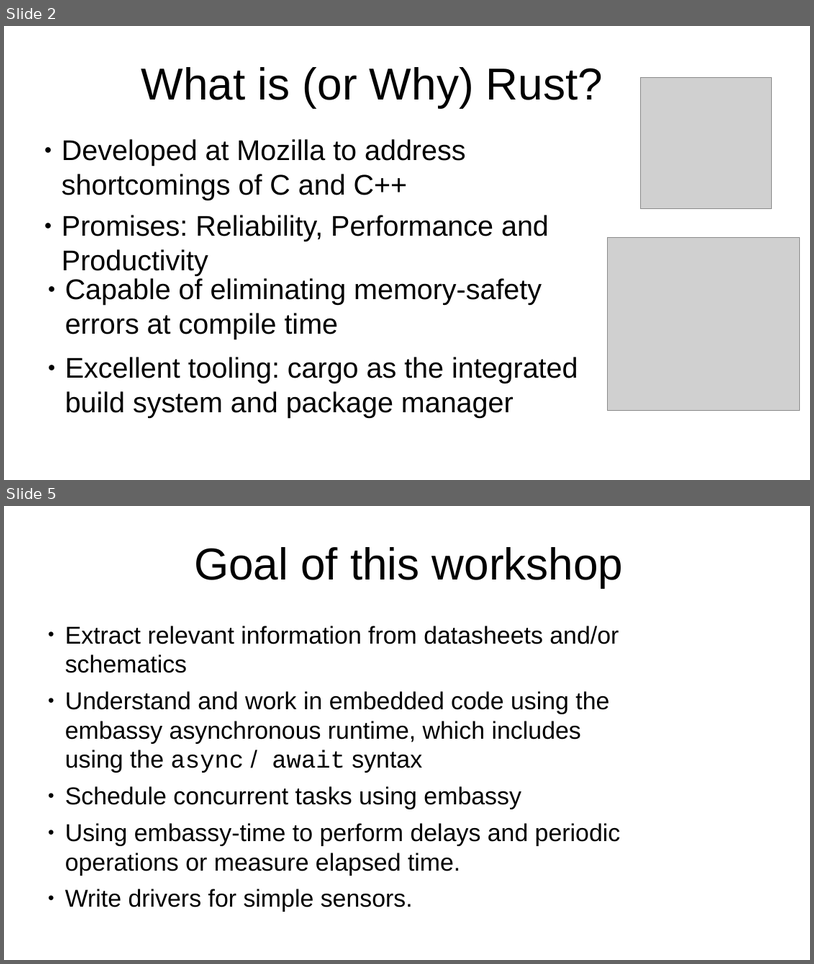
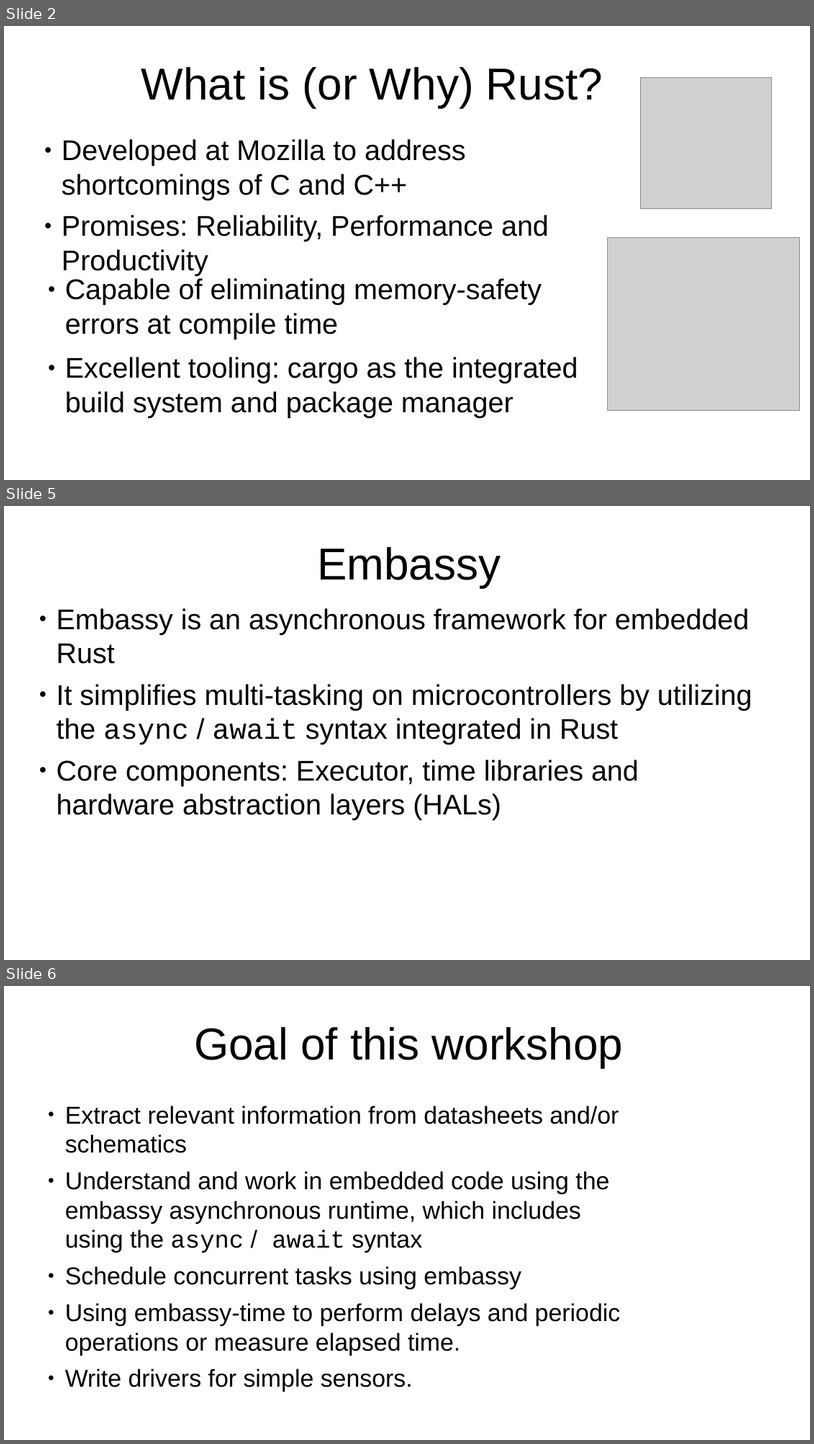
Before and after one commit to us-irs/embedded-rust-workshop, a slide deck: slides/embedded-rust-workshop.odp. Shown one above the other, each under a label of ours: slides 2 and 5 before the commit, slides 2, 5 and 6 after it; the slides between them are not shown. The pictures are 814x964 and 814x1444 pixels, drawn with LibreOffice and Linux fonts; fonts in the diff are those of the drawing; grey boxes stand for pictures. Boxes give left, top, right and bottom in pixels: in the first picture for what was removed or moved away, otherwise in the second. Text is boxed around its words. In the diff, an @@ line names an element or a change of style, - is before the commit and + after.

```diff
--- a/slides/embedded-rust-workshop.odp
+++ b/slides/embedded-rust-workshop.odp
@@ slide 5 added at bbox=[4, 506, 810, 960], background #FFFFFF @@
@@ title added at bbox=[317, 547, 501, 588], 44 pt, text #000000 @@
+Embassy
@@ text added at bbox=[57, 608, 753, 820], 28 pt, text #000000 @@
+● Embassy is an asynchronous framework for embedded Rust
+● It simplifies multi-tasking on microcontrollers by utilizing the async / await syntax integrated in Rust
+● Core components: Executor, time libraries and hardware abstraction layers (HALs)
@@ what was slide 5 is now slide 6 @@
```
Also in this commit, not shown: 4 slides changed, 10 other files.
